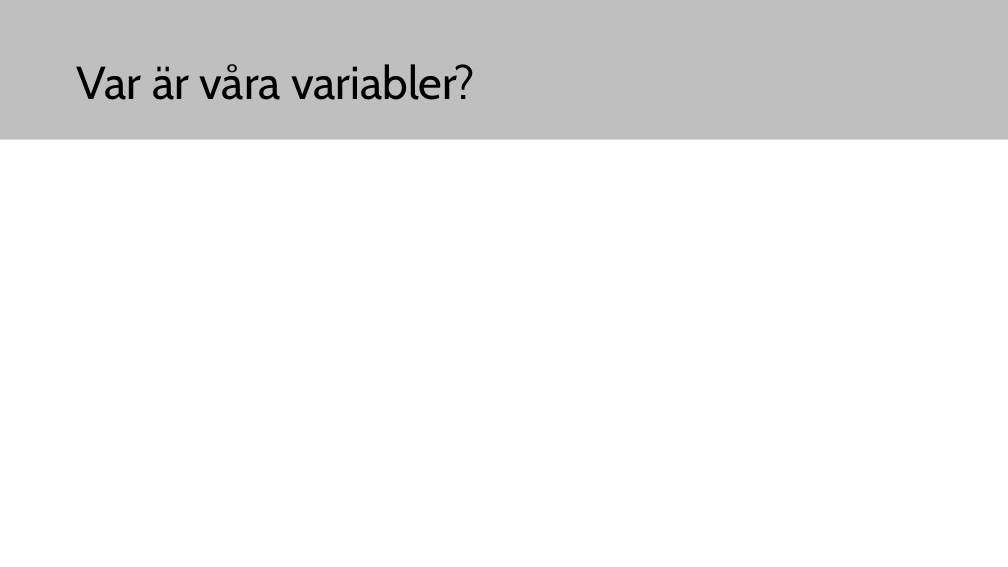
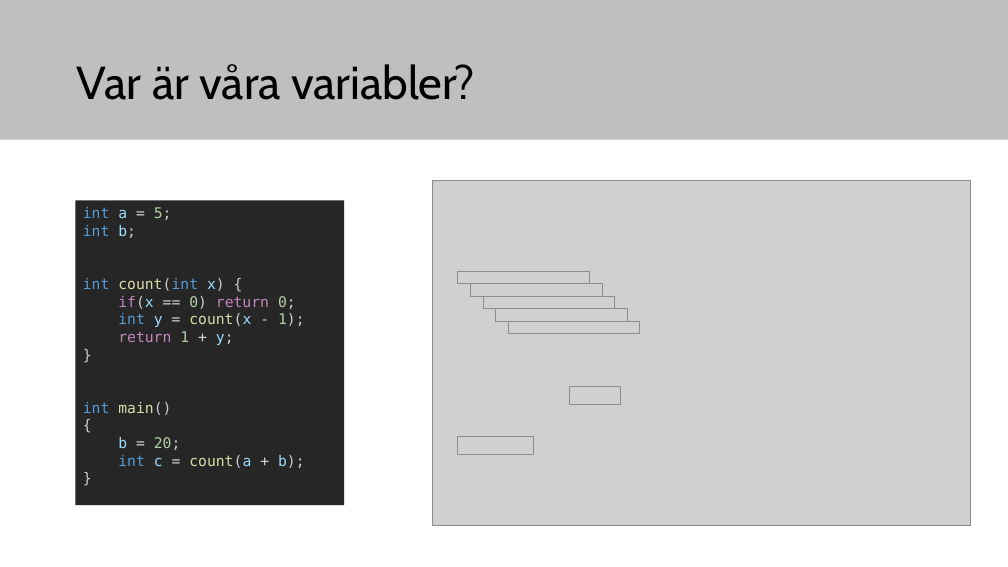
Before and after one commit to elias-at-chalmers/mop-lecture_notes-mirror, a slide deck: slide 2 of slides/lecture06_pointers_and_sync.pptx. Drawn at 1008x567 pixels with LibreOffice and Linux fonts; fonts in the diff are those of the drawing; grey boxes stand for pictures. Boxes give left, top, right and bottom in pixels: in the first picture for what was removed or moved away, otherwise in the second. Text is boxed around its words. In the diff, an @@ line names an element or a change of style, - is before the commit and + after.

```diff
--- a/slides/lecture06_pointers_and_sync.pptx
+++ b/slides/lecture06_pointers_and_sync.pptx
@@ text added at (76, 200, 345, 505), fill #262626, 14 pt, text #569CD6 @@
+int a = 5;
+int b;
+int count(int x) {
+if(x == 0) return 0;
+int y = count(x - 1);
+return 1 + y;
+}
+int main()
+{
+b = 20;
+int c = count(a + b);
+}
@@ picture added at (433, 181, 972, 526) @@
@@ picture added at (458, 271, 590, 284) @@
@@ picture added at (470, 284, 602, 296) @@
@@ picture added at (483, 296, 615, 309) @@
@@ picture added at (496, 309, 628, 321) @@
@@ picture added at (508, 321, 640, 334) @@
@@ picture added at (569, 386, 620, 405) @@
@@ picture added at (458, 436, 534, 454) @@
```
Also in this commit, not shown: 5 other slides changed, 2 slides added, 2 slides removed.
